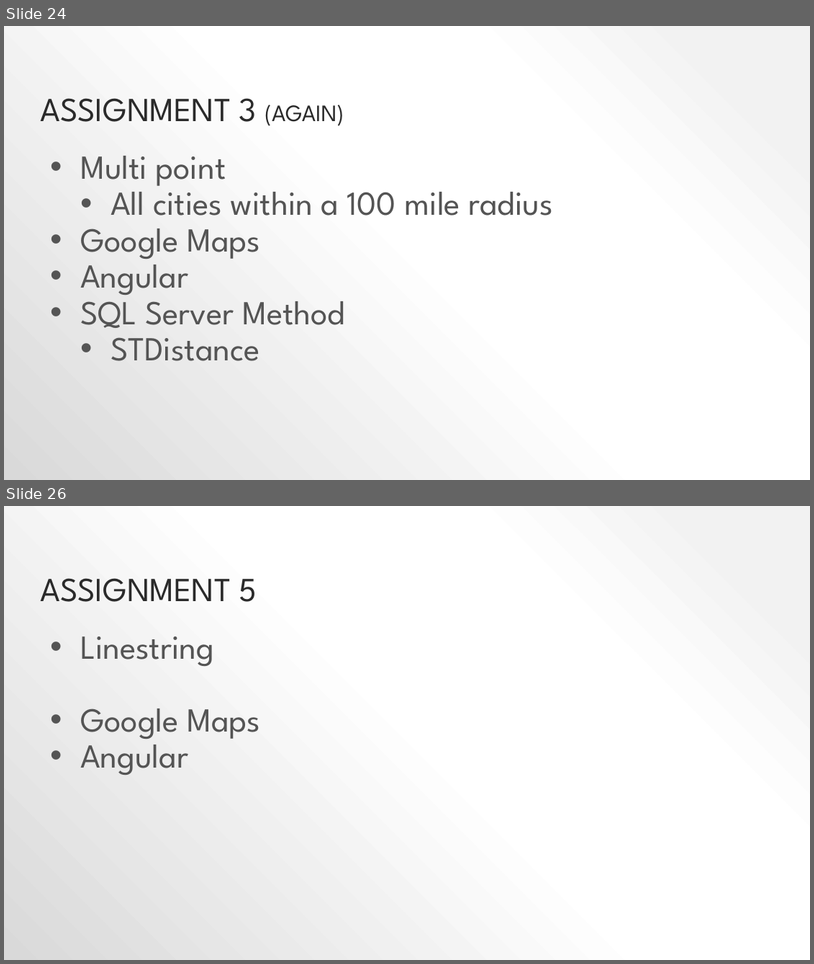
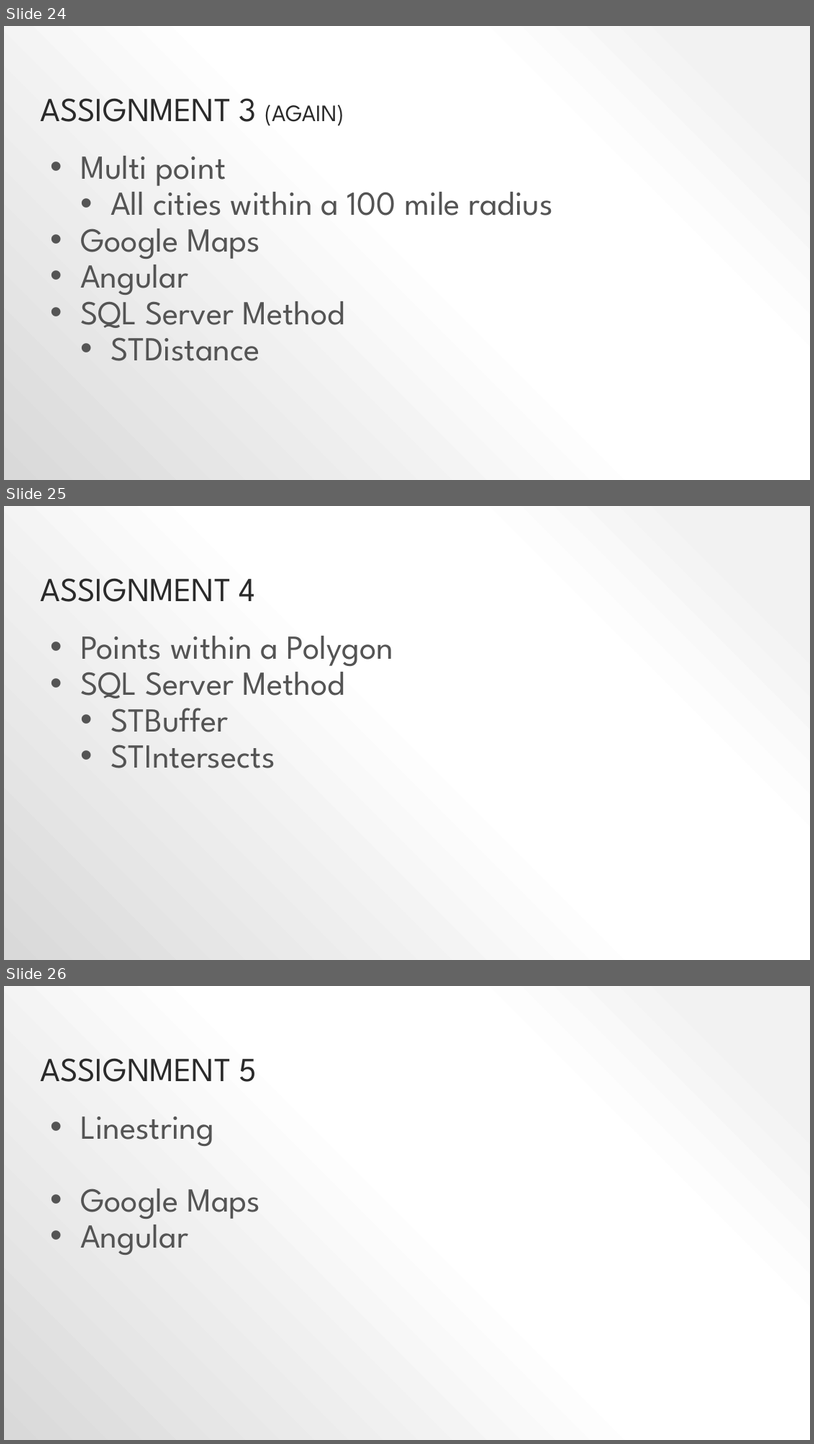
Before and after one commit to pjsteele/techtalksky, a slide deck: presentation/techTalk.pptx. Shown one above the other, each under a label of ours: slides 24 and 26 before the commit, slides 24, 25 and 26 after it; the slides between them are not shown. The pictures are 814x964 and 814x1444 pixels, drawn with LibreOffice and Linux fonts; fonts in the diff are those of the drawing. Boxes give left, top, right and bottom in pixels: in the first picture for what was removed or moved away, otherwise in the second. Text is boxed around its words. In the diff, an @@ line names an element or a change of style, - is before the commit and + after.

```diff
--- a/presentation/techTalk.pptx
+++ b/presentation/techTalk.pptx
@@ slide 25 added at (4,506,810,960), background gradient #F2F2F2 to #FFFFFF to #D9D9D9 @@
@@ title added at (40,578,256,602), 40 pt, text #2A2A2A @@
+ASSIGNMENT 4
@@ text added at (80,636,394,768), 40 pt, text #545454 @@
+• Points within a Polygon
+• SQL Server Method
+  • STBuffer
+  • STIntersects
```
Also in this commit, not shown: 2 slides changed, 1 other slide added, 1 slide removed, 6 other files.
